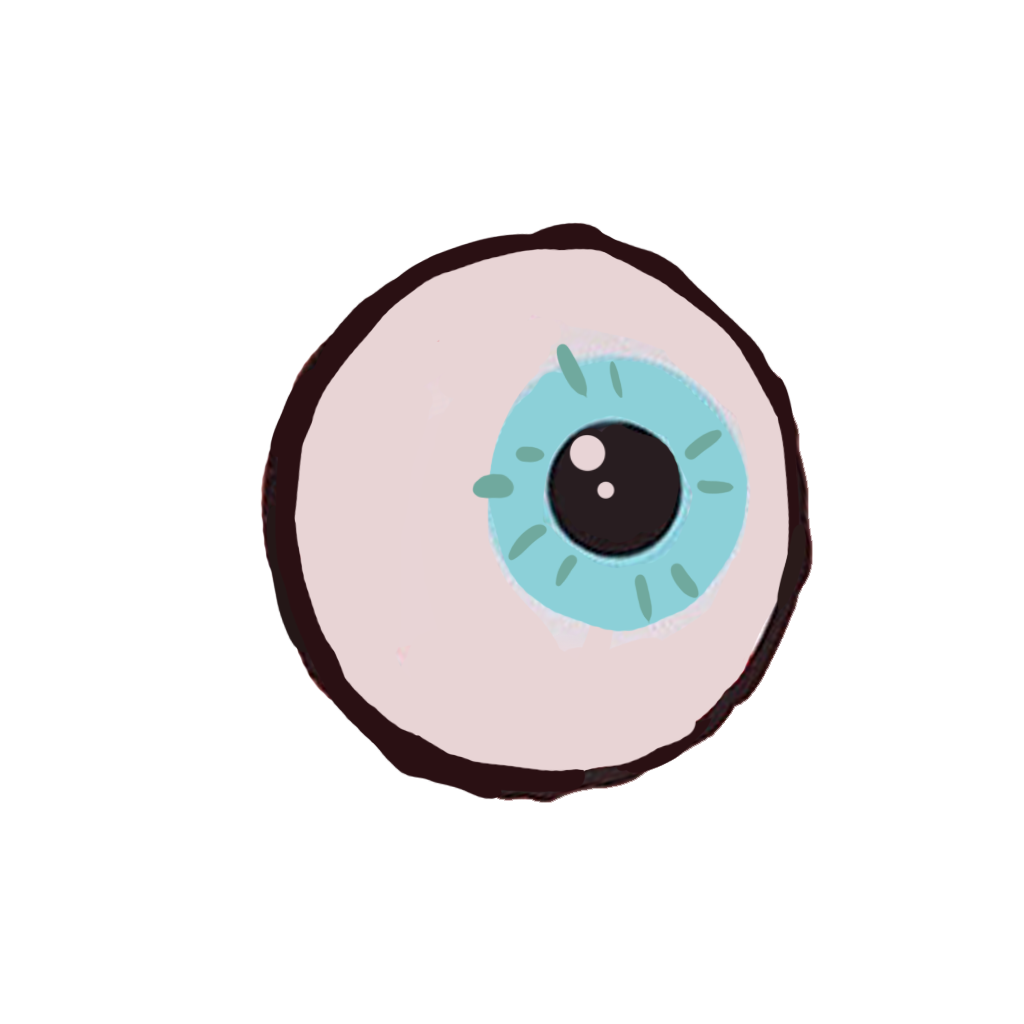
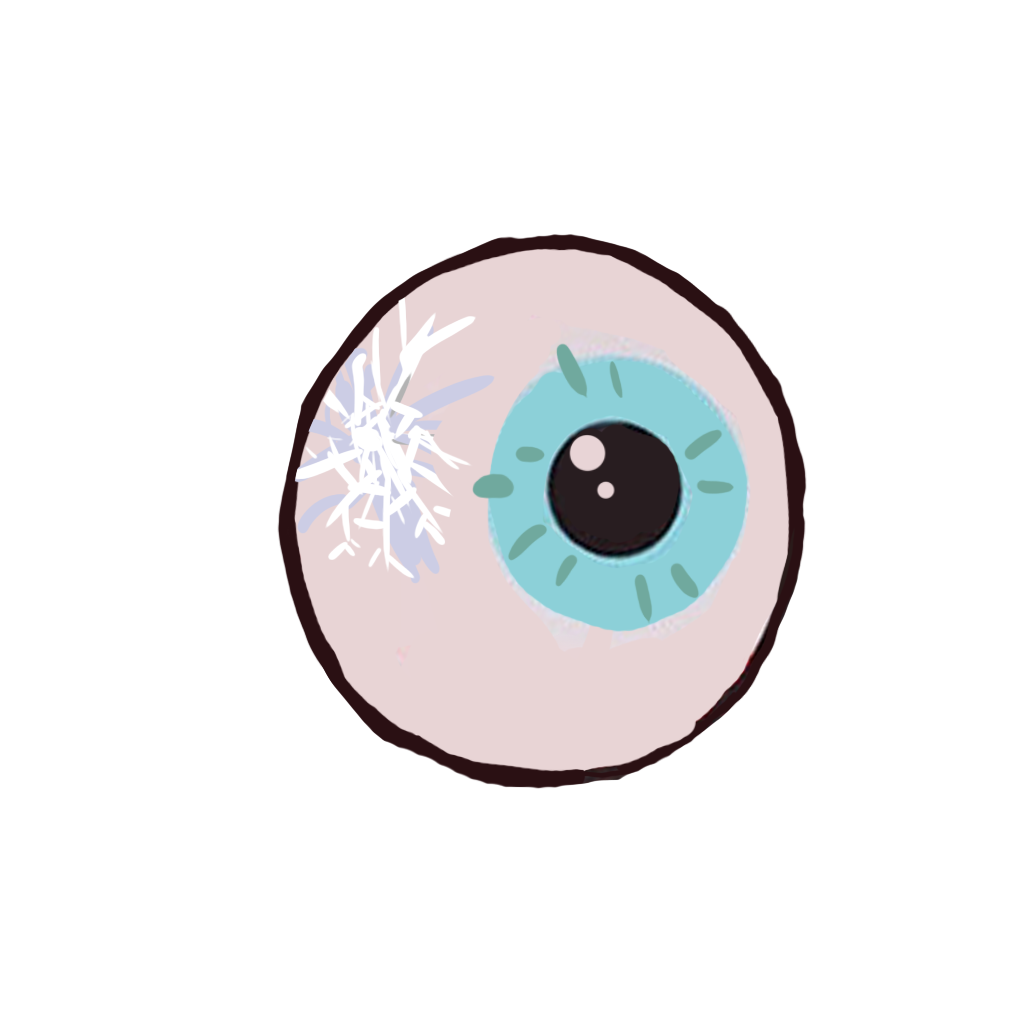
Comparing the layer stacks of the two 1024×1024 images. Changes:
added layer "Layer 5" above "Layer 4" over <box>294,296,495,584</box>
painted on "Layer 2" over <box>260,222,813,803</box>
